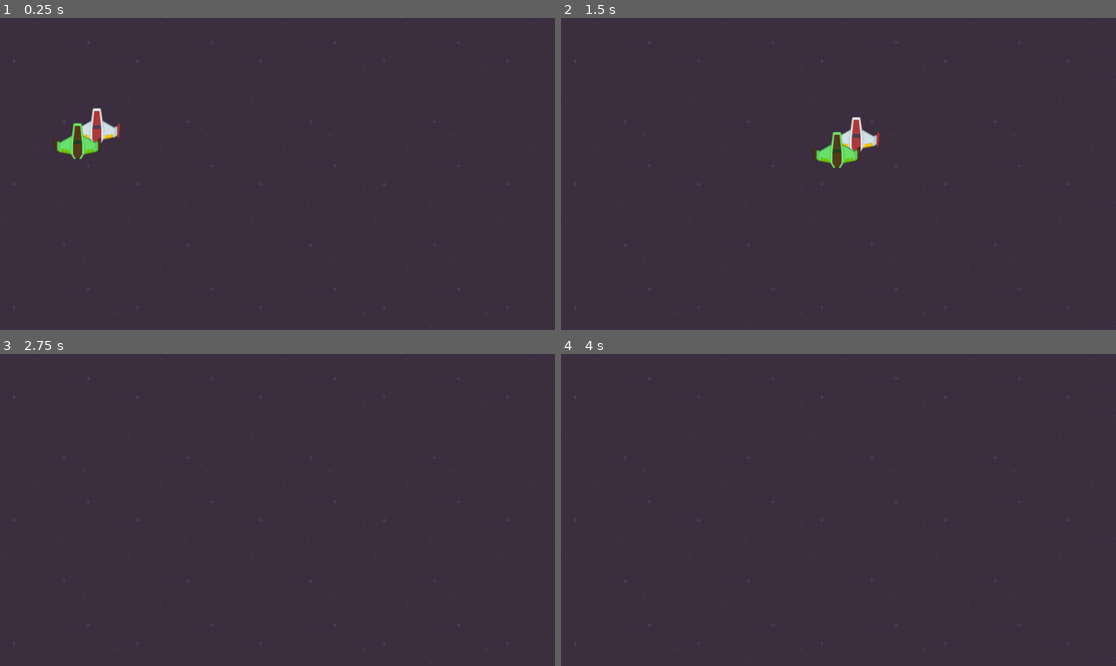
Above: before the commit, frames 1-4 (two rows, left to right).
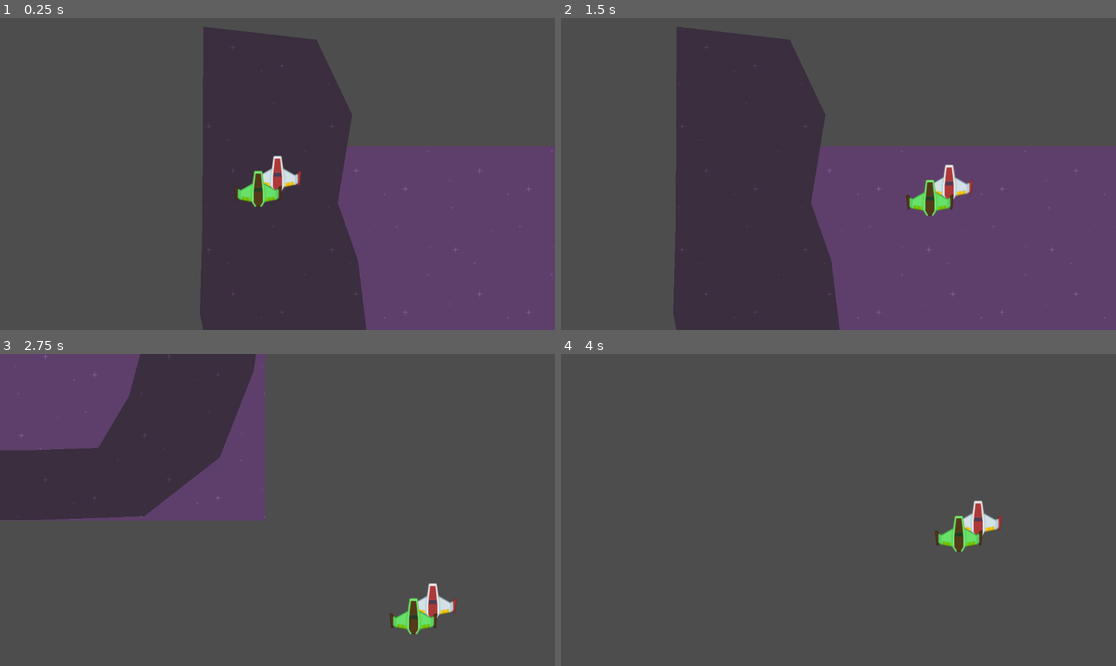
Above: after the commit, the same moments.

Repository: dfcut8/speedysaucer
Game: Godot game, scene res://scenes/level_1.tscn
Same seed, same stepped clock (60 frames per second), same inputs: the game is played once before the commit and once after it.
Inputs:
- Up to frame 1 (0.25 s): no input
- Up to frame 2 (1.5 s): tap Enter at 0.5 s; hold Right (move_right) 0.53-1.28 s; hold Down (move_down) from 1.28 s (still down)
- Up to frame 3 (2.75 s): release Down (move_down) at 2.03 s; hold Right (move_right) from 2.03 s (still down)
- Up to frame 4 (4 s): release Right (move_right) at 2.78 s; hold W (move_up) 2.78-3.53 s; hold A (move_left) from 3.53 s (still down)

The runs differ from the first frame. In frame 1, 76% of the frame differs, in the area x 0-100%, y 0-100%; in frame 2, 75%; in frame 3, 86%; in frame 4, 100%.

Commit message:
add mase

Diff:
--- a/scenes/level_1.tscn
+++ b/scenes/level_1.tscn
@@ -1,8 +1,9 @@
-[gd_scene load_steps=4 format=3 uid="uid://d1wsdbsv475i0"]
+[gd_scene load_steps=5 format=3 uid="uid://d1wsdbsv475i0"]
 
-[ext_resource type="Texture2D" uid="uid://bdqx6nyfgktcj" path="res://tex/backgrounds/darkPurple.png" id="1_014kd"]
 [ext_resource type="Script" uid="uid://mgmvl33kl6dn" path="res://scenes/level.gd" id="1_rus8k"]
+[ext_resource type="Texture2D" uid="uid://bw7egyj2laspd" path="res://tex/backgrounds/purple.png" id="2_5xbjy"]
 [ext_resource type="PackedScene" uid="uid://cadojfdxhm55g" path="res://scenes/player.tscn" id="2_bswci"]
+[ext_resource type="PackedScene" uid="uid://b4skpc00aw14f" path="res://scenes/maze.tscn" id="4_5xbjy"]
 
 [node name="Level1" type="Node2D"]
 script = ExtResource("1_rus8k")
@@ -10,11 +11,13 @@
 [node name="Background" type="TextureRect" parent="."]
 offset_right = 1152.0
 offset_bottom = 648.0
-texture = ExtResource("1_014kd")
+texture = ExtResource("2_5xbjy")
 stretch_mode = 1
 
+[node name="Area2D" parent="." instance=ExtResource("4_5xbjy")]
+
 [node name="player" parent="." instance=ExtResource("2_bswci")]
-position = Vector2(201, 225)
+position = Vector2(20, 58)
 
 [node name="player2" parent="player" instance=ExtResource("2_bswci")]
 modulate = Color(0.486667, 1, 0.45, 1)
--- /dev/null
+++ b/scenes/maze.tscn
@@ -0,0 +1,13 @@
+[gd_scene load_steps=2 format=3 uid="uid://b4skpc00aw14f"]
+
+[ext_resource type="Texture2D" uid="uid://bdqx6nyfgktcj" path="res://tex/backgrounds/darkPurple.png" id="1_ol5qi"]
+
+[node name="Maze" type="Area2D"]
+
+[node name="CollisionPolygon2D" type="CollisionPolygon2D" parent="."]
+polygon = PackedVector2Array(-136, 164, -141, 348, -108, 513, -11, 624, 196, 647, 437, 647, 672, 647, 900, 639, 1057, 517, 1128, 336, 1153, 138, 1070, -53, 878, -47, 908, 34, 934, 115, 931, 179, 894, 296, 869, 389, 805, 497, 662, 502, 488, 503, 286, 471, 206, 394, 187, 237, 145, 118, 175, -65, 101, -221, -134, -248)
+
+[node name="Polygon2D" type="Polygon2D" parent="."]
+texture_repeat = 2
+texture = ExtResource("1_ol5qi")
+polygon = PackedVector2Array(-136, 164, -141, 348, -108, 513, -11, 624, 196, 647, 437, 647, 672, 647, 900, 639, 1057, 517, 1128, 336, 1153, 138, 1070, -53, 878, -47, 908, 34, 934, 115, 931, 179, 894, 296, 869, 389, 805, 497, 662, 502, 488, 503, 286, 471, 206, 394, 187, 237, 145, 118, 175, -65, 101, -221, -134, -248)
--- a/scenes/player.tscn
+++ b/scenes/player.tscn
@@ -16,3 +16,8 @@
 [node name="CollisionPolygon2D" type="CollisionPolygon2D" parent="."]
 build_mode = 1
 polygon = PackedVector2Array(-7.5, -35.5, -7.5, -27.5, -9, -11, -36, 4, -40.4, 1.5, -43.4, -3.5, -47.8, -3.5, -45.5, 13.8, -45.5, 20.2, -14.5, 25.5, -7.5, 35.5, 7.5, 35.5, 15.4, 25.2, 45.4, 20.5, 45, 15, 47.5, -2.7, 44, -3, 35.9, 3.4, 9, -11, 7.5, -28.5, 7.5, -35.5)
+
+[node name="Camera2D" type="Camera2D" parent="."]
+position_smoothing_enabled = true
+drag_horizontal_enabled = true
+drag_vertical_enabled = true
